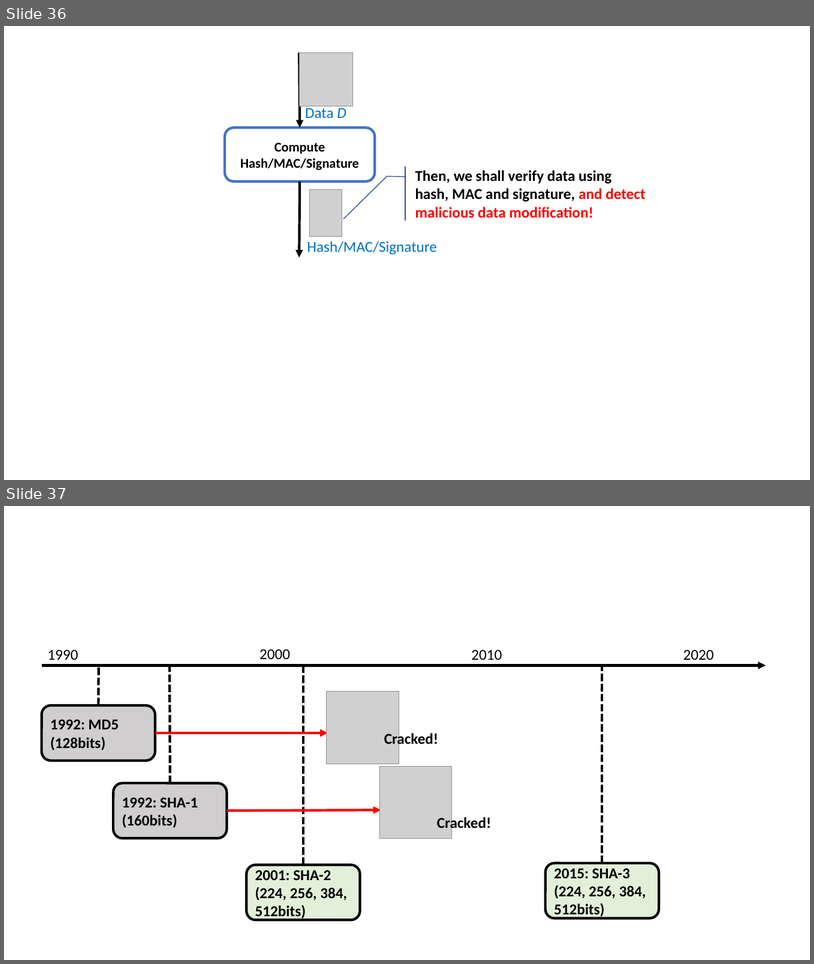
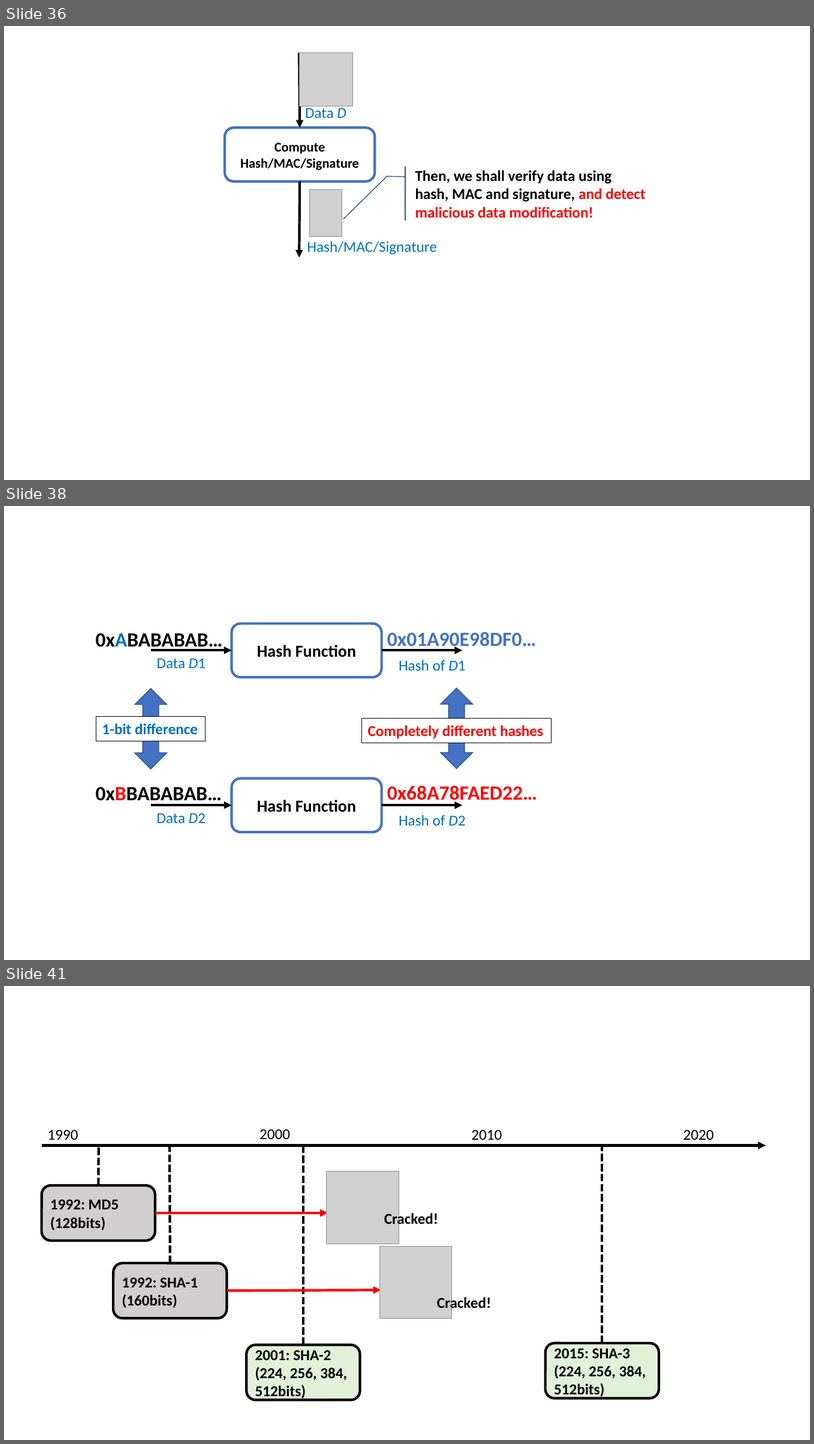
Before and after one commit to junkurihara/class-e2e_security_js, a slide deck: images.pptx. Shown one above the other, each under a label of ours: slides 36 and 37 before the commit, slides 36, 38 and 41 after it; the slides between them are not shown. The pictures are 814x964 and 814x1444 pixels, drawn with LibreOffice and Linux fonts; fonts in the diff are those of the drawing; grey boxes stand for pictures. Boxes give left, top, right and bottom in pixels: in the first picture for what was removed or moved away, otherwise in the second. Text is boxed around its words. In the diff, an @@ line names an element or a change of style, - is before the commit and + after.

```diff
--- a/images.pptx
+++ b/images.pptx
@@ slide 38 added at (x1=4, y1=506, x2=810, y2=960), background #FFFFFF @@
@@ rounded rectangle added at (x1=232, y1=624, x2=382, y2=677), fill #FFFFFF, outline #4472C4 3 pt, 20 pt, text #000000, bold @@
+Hash Function
@@ text added at (x1=96, y1=633, x2=223, y2=651), 24 pt, text #000000, bold @@
+0xABABABAB…
@@ text added at (x1=387, y1=632, x2=537, y2=651), 24 pt, text #4472C4, bold @@
+0x01A90E98DF0…
@@ arrow added from (151, 650) to (232, 650), #000000 3 pt @@
@@ text added at (x1=157, y1=658, x2=206, y2=669), 18 pt, text #0070C0 @@
+Data D1
@@ arrow added from (382, 650) to (462, 650), #000000 3 pt @@
@@ text added at (x1=399, y1=660, x2=465, y2=671), 18 pt, text #0070C0 @@
+Hash of D1
@@ up down arrow added at (x1=135, y1=688, x2=167, y2=769), fill #4472C4, outline #325491 1 pt @@
@@ up down arrow added at (x1=441, y1=688, x2=473, y2=769), fill #4472C4, outline #325491 1 pt @@
@@ rectangle added at (x1=96, y1=717, x2=206, y2=741), fill #FFFFFF, outline #000000 0.75 pt, 18 pt, text #0070C0, bold @@
+1-bit difference
@@ rectangle added at (x1=362, y1=718, x2=552, y2=742), fill #FFFFFF, outline #000000 0.75 pt, 18 pt, text #FF0000, bold @@
+Completely different hashes
@@ text added at (x1=96, y1=787, x2=222, y2=805), 24 pt, text #000000, bold @@
+0xBBABABAB…
@@ rounded rectangle added at (x1=232, y1=778, x2=382, y2=832), fill #FFFFFF, outline #4472C4 3 pt, 20 pt, text #000000, bold @@
+Hash Function
@@ text added at (x1=387, y1=785, x2=537, y2=805), 24 pt, text #FF0000, bold @@
+0x68A78FAED22…
@@ arrow added from (151, 805) to (232, 805), #000000 3 pt @@
@@ arrow added from (382, 805) to (462, 805), #000000 3 pt @@
@@ text added at (x1=157, y1=813, x2=206, y2=823), 18 pt, text #0070C0 @@
+Data D2
@@ text added at (x1=399, y1=814, x2=465, y2=826), 18 pt, text #0070C0 @@
+Hash of D2
@@ what was slide 37 is now slide 41 @@
```
Also in this commit, not shown: 5 other slides added, 2 other files.
